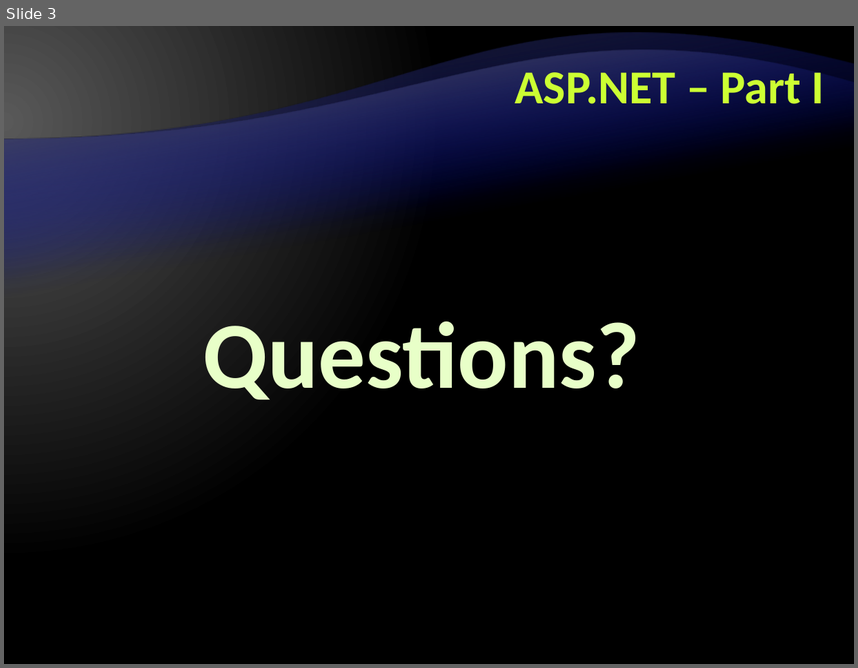
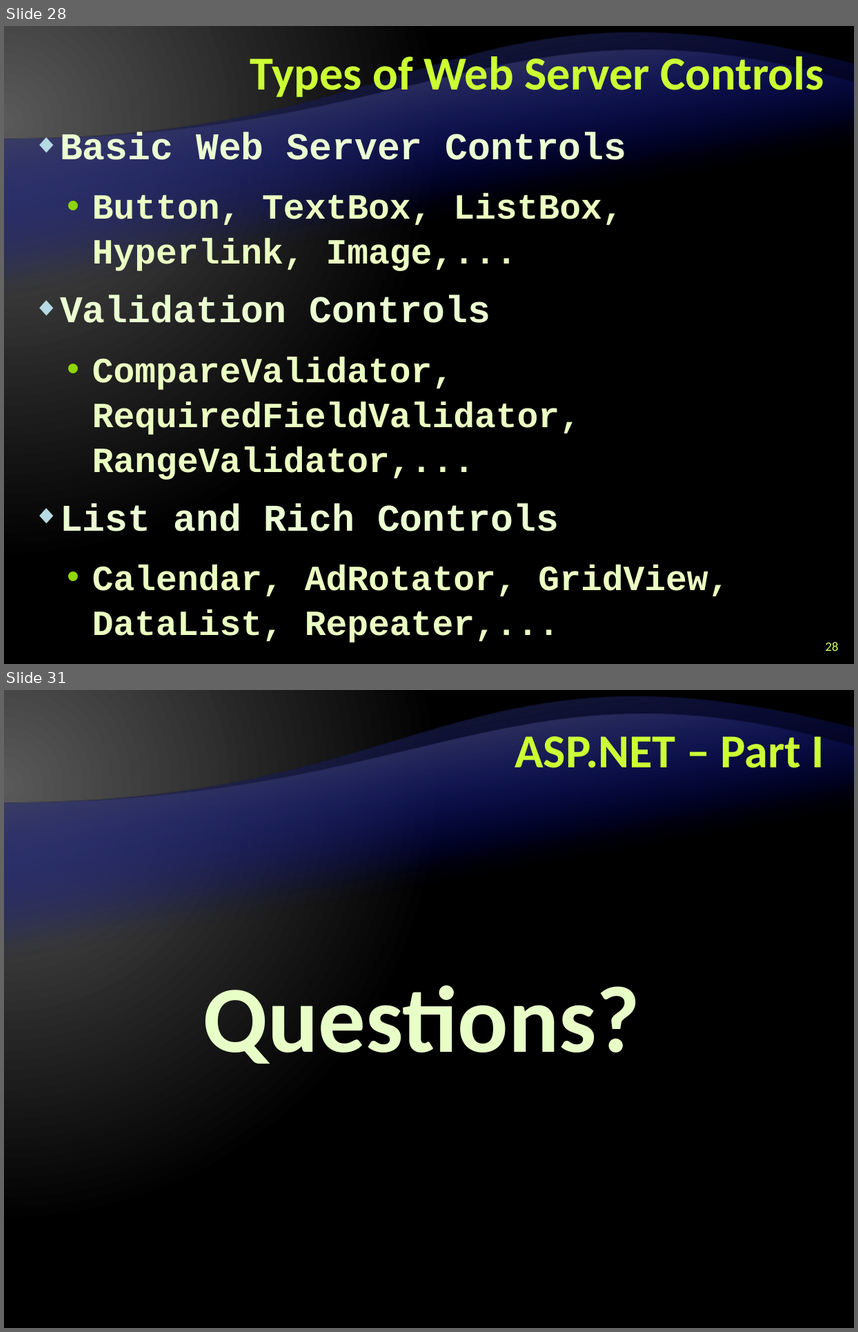
Before and after one commit to Graveheart/aspnetcourse, a slide deck: lectures/8. ASP.NET – Part I.pptx. Shown one above the other, each under a label of ours: slide 3 before the commit, slides 28 and 31 after it; the slides between them are not shown. The pictures are 858x668 and 858x1332 pixels, drawn with LibreOffice and Linux fonts; fonts in the diff are those of the drawing; background and template pictures are left out. Boxes give left, top, right and bottom in pixels: in the first picture for what was removed or moved away, otherwise in the second. Text is boxed around its words. In the diff, an @@ line names an element or a change of style, - is before the commit and + after.

```diff
--- a/lectures/8. ASP.NET – Part I.pptx
+++ b/lectures/8. ASP.NET – Part I.pptx
@@ slide 28 added at [4,26,854,664], background gradient #595959 to #000000; not listed: 2 template elements that a slide beside it also shows @@
@@ title added at [250,50,824,101], 40 pt, text #CCFF33, bold @@
+Types of Web Server Controls
@@ text added at [60,132,729,642], 30 pt, text #EBFFC2, bold @@
+◆ Basic Web Server Controls
+  • Button, TextBox, ListBox, Hyperlink, Image,...
+◆ Validation Controls
+  • CompareValidator, RequiredFieldValidator, RangeValidator,...
+◆ List and Rich Controls
+  • Calendar, AdRotator, GridView, DataList, Repeater,...
@@ page number added at [825,641,838,650], 11 pt, text #CCFF66 @@
+28
@@ what was slide 3 is now slide 31 @@
```
Also in this commit, not shown: 2 slides changed, 28 other slides added.
